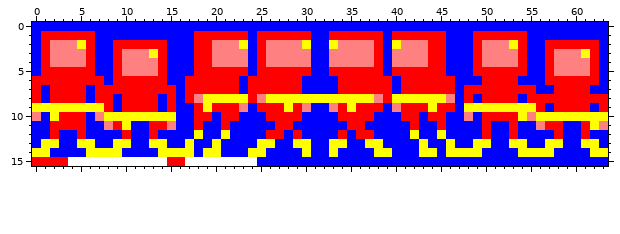
Pixel-art sprite -- VideoGame/img/player.png. Above: the version before the commit.
The file is 64x16 pixels.
Once edited:
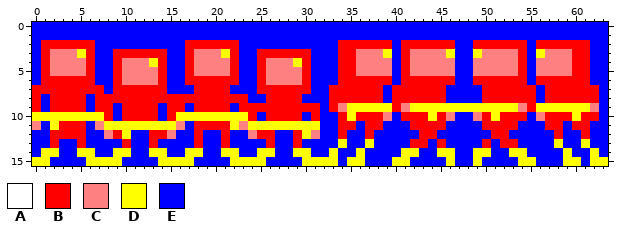
Palette (. is transparent): A #ffffff  B #ff0000  C #ff8080  D #ffff00  E #0000ff
The edit:
Changed rows in their new state; - is an unchanged pixel.
first column x 0:
 1 -EEEEEE-----------EEEEEE-EEEEEE--EEEEEE-EEEEEE---EEEEEE---------
 2 --BBBB---EEEEEE--B--BBBE-EEEEEE--EBBBB-BEBBB--B---BBBB--B-----E-
 3 -----D----BBBB---BCC-DBE--BBBBB--EBB--CDEB--CCD--D------DC--BBE-
 4 -------------D---BCC--BE-----DB--EBB--CCEB--CCC--C------CC--BBE-
 5 --CCCC-----------BCCCC-E--CCCC---E--CCCCE-CCCCC--CCCCC--CC--BBE-
 6 E------E--CCCC----------E-CCCCB------------------B----B-B-----E-
 7 -B----B-E------E-E----E-E-----B--B-----EB-----E-EE-------B----B-
 8 ---------B----B-B-BBBBBBEEBBBBEEEBBBBBBEBBBBBBE-E-----B-E------E
 9 BEBBBBEB--------B--B--EBB---B-BB-BC-DDDDBCDD-DDD------CBDDDDDDCE
10 DD-DDDDDBEBBBBEBDDDDDDDDB------B---D--BC---BD-C-EC-D--BECBBB-BBE
11 C-D----CDD-DDDDDC--BB-DCDDDDDDDD--B-EBB----BB------BB---E---B-EE
12 ---BB---CBD---BC--B--B--CB-E--DC----E-----EBBE----EBBE----------
13 -EB--BE--EB--BE--EB-EB---EB--BE--E----E---BB-BE--EB-BBE--E----E-
14 E-D--D-EE-D--D-EE-DEEDD-E-D--D------D-EE-DDEED-EE-D--D-EEE-D---E
15 DDEEEEDDDDEEEEDDDDEEEEDDDD----DDDD-DD---DD----D--D----DD---DD-DD
Where, in picture pixels (left, top, right, bottom), the same in both pictures:
changed: (32, 31, 608, 166)
